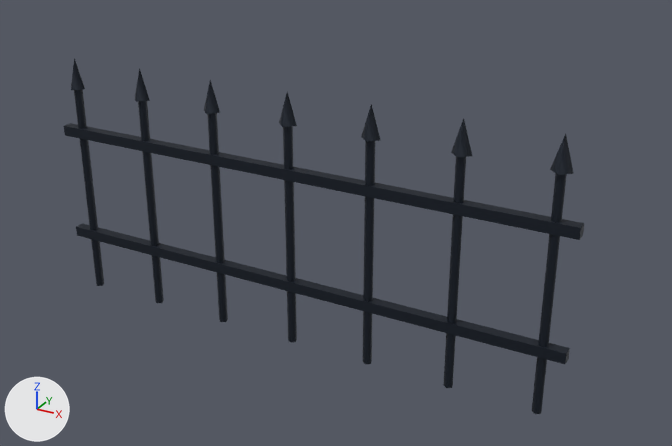
The glTF model public/assets/models/environment/graveyard/iron_fence.glb: old version first, new version second.
Rendered twice from a 50 mm camera at (2.04, -3.28, 2.3) aimed at (0.2, 0.07, 0.62). Arrows for +X, +Y and +Z are at lower left; the lights stay in place. The picture after the commit comes second. Where no turn or scale is listed for an object, it has been applied to the vertices. Vertices at exactly the same position are counted once.
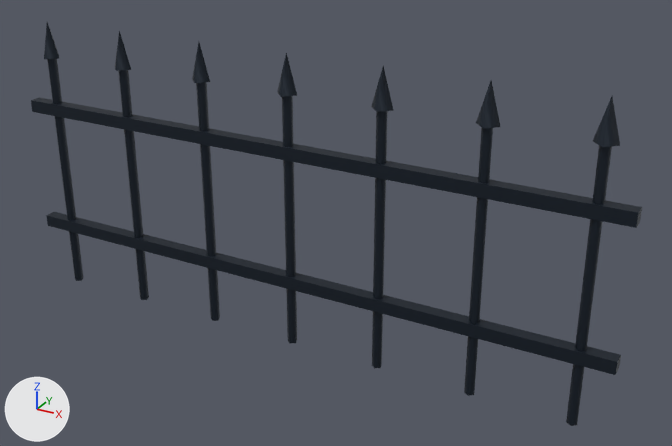
Changed parts and their boxes [x1, y1, x2, y2] in the pictures (672 x 446 px):
'Mesh_15', moved, rescaled (17% wider, 12% taller): before [64, 123, 584, 240]; after [31, 97, 642, 228]
'Mesh_14', rescaled (16% wider, 15% taller): before [76, 223, 570, 364]; after [46, 212, 621, 375]
'Mesh_12', moved: before [532, 174, 567, 414]; after [566, 145, 612, 426]
'Mesh_10', moved: before [443, 157, 466, 388]; after [464, 128, 493, 396]
'Mesh_8', moved: before [363, 141, 375, 364]; after [372, 111, 388, 368]
'Mesh_4', moved: before [207, 113, 228, 322]; after [196, 82, 220, 321]
'Mesh_2', moved: before [138, 101, 164, 303]; after [118, 70, 149, 300]
'Mesh_0', moved: before [74, 90, 104, 286]; after [47, 59, 83, 281]
'Mesh_6', moved: before [283, 126, 297, 342]; after [282, 96, 297, 344]
'Mesh_13', moved: before [550, 134, 574, 175]; after [593, 97, 620, 147]
'Mesh_11', moved: before [451, 118, 472, 158]; after [476, 81, 500, 129]
'Mesh_9', moved: before [361, 104, 380, 142]; after [371, 66, 393, 112]
'Mesh_7', moved: before [279, 92, 297, 127]; after [277, 53, 297, 97]
'Mesh_5', moved: before [204, 80, 220, 114]; after [192, 42, 210, 83]
'Mesh_3', moved: before [135, 68, 150, 102]; after [115, 30, 131, 71]
'Mesh_1', moved: before [71, 58, 85, 90]; after [44, 22, 59, 59]

Patch to the scene script:
```diff
--- a/public/assets/models/environment/graveyard/iron_fence.glb.py
+++ b/public/assets/models/environment/graveyard/iron_fence.glb.py
@@ me_mesh_14 @@
 # used by ob_mesh_14; location = (0.0, 0.0, 0.3)
-me_mesh_14.from_pydata(...)  # 8 vertices, 12 faces; spans x -1.3..1.3, y -0.03..0.03, z -0.03..0.03
+me_mesh_14.from_pydata(...)  # 8 vertices, 12 faces; spans x -1.5..1.5, y -0.03..0.03, z -0.03..0.03
+# me_mesh_14 part 1: the whole mesh is scaled about its middle by (1.15, 1.2, 1.2)
 me_mesh_14.materials.append(mat_material_0)
@@ me_mesh_15 @@
 # used by ob_mesh_15; location = (0.0, 0.0, 0.85)
-me_mesh_15.from_pydata(...)  # 8 vertices, 12 faces; spans x -1.3..1.3, y -0.03..0.03, z -0.03..0.03
+me_mesh_15.from_pydata(...)  # 8 vertices, 12 faces; spans x -1.5..1.5, y -0.03..0.03, z -0.03..0.03
+# me_mesh_15 part 2: the whole mesh is scaled about its middle by (1.15, 1.2, 1.2)
 me_mesh_15.materials.append(mat_material_0)
@@ ob_mesh_0 @@
 ob_mesh_0 = bpy.data.objects.new('Mesh_0', me_mesh_0)
-ob_mesh_0.location = (-1.2, 0.0, 0.55)
+ob_mesh_0.location = (-1.35, 0.0, 0.62)
@@ ob_mesh_1 @@
 ob_mesh_1 = bpy.data.objects.new('Mesh_1', me_mesh_1)
-ob_mesh_1.location = (-1.2, 0.0, 1.15)
+ob_mesh_1.location = (-1.35, 0.0, 1.3)
@@ ob_mesh_2 @@
 ob_mesh_2 = bpy.data.objects.new('Mesh_2', me_mesh_2)
-ob_mesh_2.location = (-0.8, 0.0, 0.55)
+ob_mesh_2.location = (-0.9, 0.0, 0.62)
@@ ob_mesh_3 @@
 ob_mesh_3 = bpy.data.objects.new('Mesh_3', me_mesh_3)
-ob_mesh_3.location = (-0.8, 0.0, 1.15)
+ob_mesh_3.location = (-0.9, 0.0, 1.3)
@@ ob_mesh_4 @@
 ob_mesh_4 = bpy.data.objects.new('Mesh_4', me_mesh_4)
-ob_mesh_4.location = (-0.4, 0.0, 0.55)
+ob_mesh_4.location = (-0.45, 0.0, 0.62)
@@ ob_mesh_5 @@
 ob_mesh_5 = bpy.data.objects.new('Mesh_5', me_mesh_5)
-ob_mesh_5.location = (-0.4, 0.0, 1.15)
+ob_mesh_5.location = (-0.45, 0.0, 1.3)
@@ ob_mesh_6 @@
 ob_mesh_6 = bpy.data.objects.new('Mesh_6', me_mesh_6)
-ob_mesh_6.location = (0.0, 0.0, 0.55)
+ob_mesh_6.location = (0.0, 0.0, 0.62)
@@ ob_mesh_7 @@
 ob_mesh_7 = bpy.data.objects.new('Mesh_7', me_mesh_7)
-ob_mesh_7.location = (0.0, 0.0, 1.15)
+ob_mesh_7.location = (0.0, 0.0, 1.3)
@@ ob_mesh_8 @@
 ob_mesh_8 = bpy.data.objects.new('Mesh_8', me_mesh_8)
-ob_mesh_8.location = (0.4, 0.0, 0.55)
+ob_mesh_8.location = (0.45, 0.0, 0.62)
@@ ob_mesh_9 @@
 ob_mesh_9 = bpy.data.objects.new('Mesh_9', me_mesh_9)
-ob_mesh_9.location = (0.4, 0.0, 1.15)
+ob_mesh_9.location = (0.45, 0.0, 1.3)
@@ ob_mesh_10 @@
 ob_mesh_10 = bpy.data.objects.new('Mesh_10', me_mesh_10)
-ob_mesh_10.location = (0.8, 0.0, 0.55)
+ob_mesh_10.location = (0.9, 0.0, 0.62)
@@ ob_mesh_11 @@
 ob_mesh_11 = bpy.data.objects.new('Mesh_11', me_mesh_11)
-ob_mesh_11.location = (0.8, 0.0, 1.15)
+ob_mesh_11.location = (0.9, 0.0, 1.3)
@@ ob_mesh_12 @@
 ob_mesh_12 = bpy.data.objects.new('Mesh_12', me_mesh_12)
-ob_mesh_12.location = (1.2, 0.0, 0.55)
+ob_mesh_12.location = (1.35, 0.0, 0.62)
@@ ob_mesh_13 @@
 ob_mesh_13 = bpy.data.objects.new('Mesh_13', me_mesh_13)
-ob_mesh_13.location = (1.2, 0.0, 1.15)
+ob_mesh_13.location = (1.35, 0.0, 1.3)
@@ ob_mesh_14 @@
 ob_mesh_14 = bpy.data.objects.new('Mesh_14', me_mesh_14)
-ob_mesh_14.location = (0.0, 0.0, 0.3)
+ob_mesh_14.location = (0.0, 0.0, 0.32)
@@ ob_mesh_15 @@
 ob_mesh_15 = bpy.data.objects.new('Mesh_15', me_mesh_15)
-ob_mesh_15.location = (0.0, 0.0, 0.85)
+ob_mesh_15.location = (0.0, 0.0, 0.95)
```
